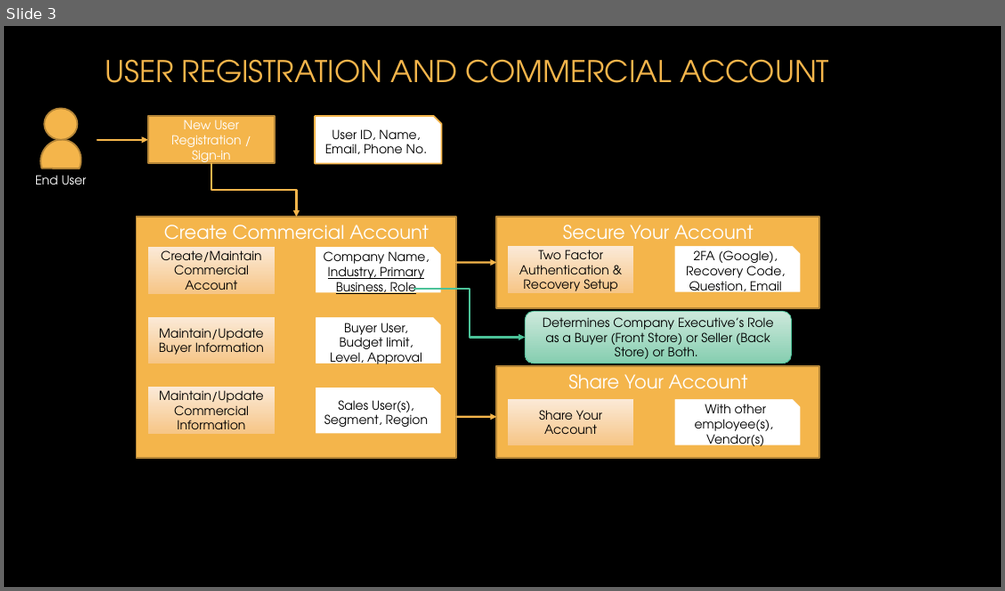
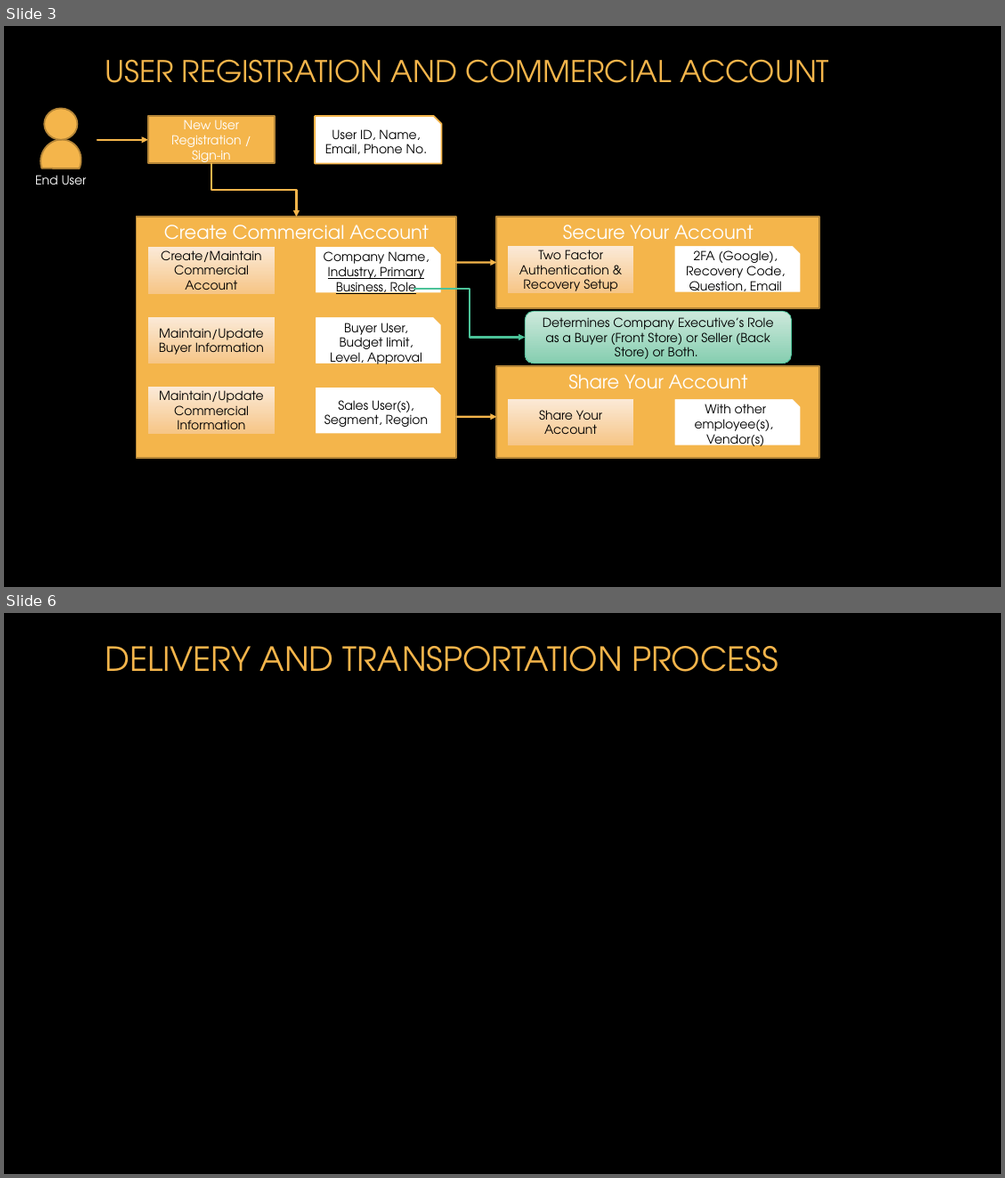
Before and after one commit to swayambhu-innovations/General, a slide deck: Pharmaceutical and medical supplies.pptx. Shown one above the other, each under a label of ours: slide 3 before the commit, slides 3 and 6 after it; the slides between them are not shown. The pictures are 1005x591 and 1005x1178 pixels, drawn with LibreOffice and Linux fonts; fonts in the diff are those of the drawing; background and template pictures are left out. Boxes give left, top, right and bottom in pixels: in the first picture for what was removed or moved away, otherwise in the second. Text is boxed around its words. In the diff, an @@ line names an element or a change of style, - is before the commit and + after.

```diff
--- a/Pharmaceutical and medical supplies.pptx
+++ b/Pharmaceutical and medical supplies.pptx
@@ slide 6 added at bbox=[4, 613, 1001, 1174], background picture (left out) @@
@@ title added at bbox=[105, 646, 778, 672], 32 pt, text #F4B54B @@
+DELIVERY AND TRANSPORTATION PROCESS
```
Also in this commit, not shown: 1 slide changed, 1 other slide added, 1 slide removed.
